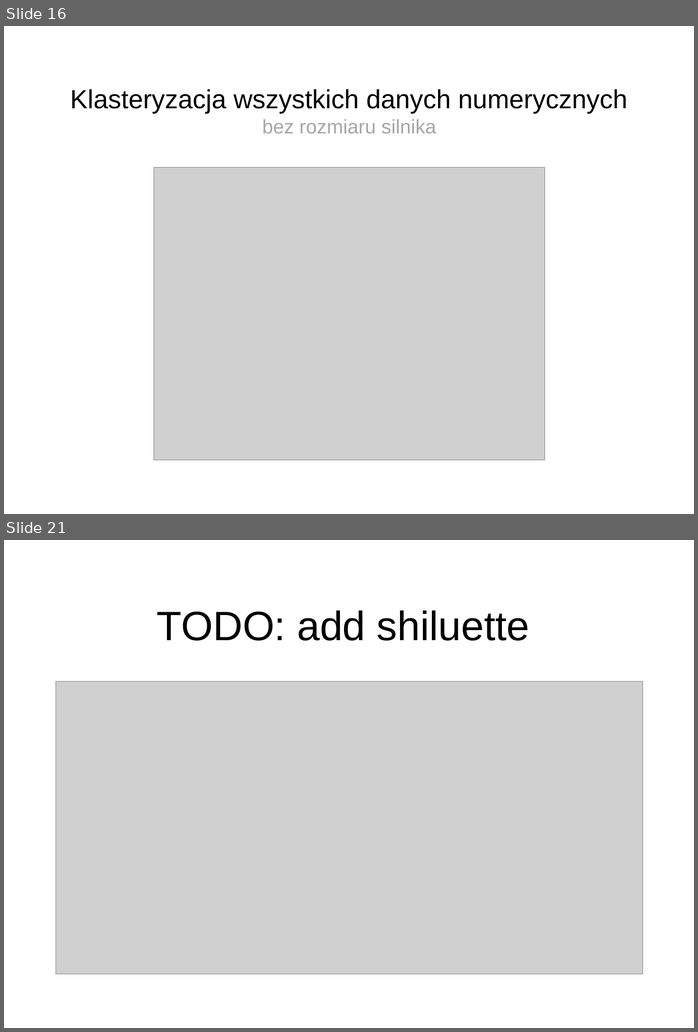
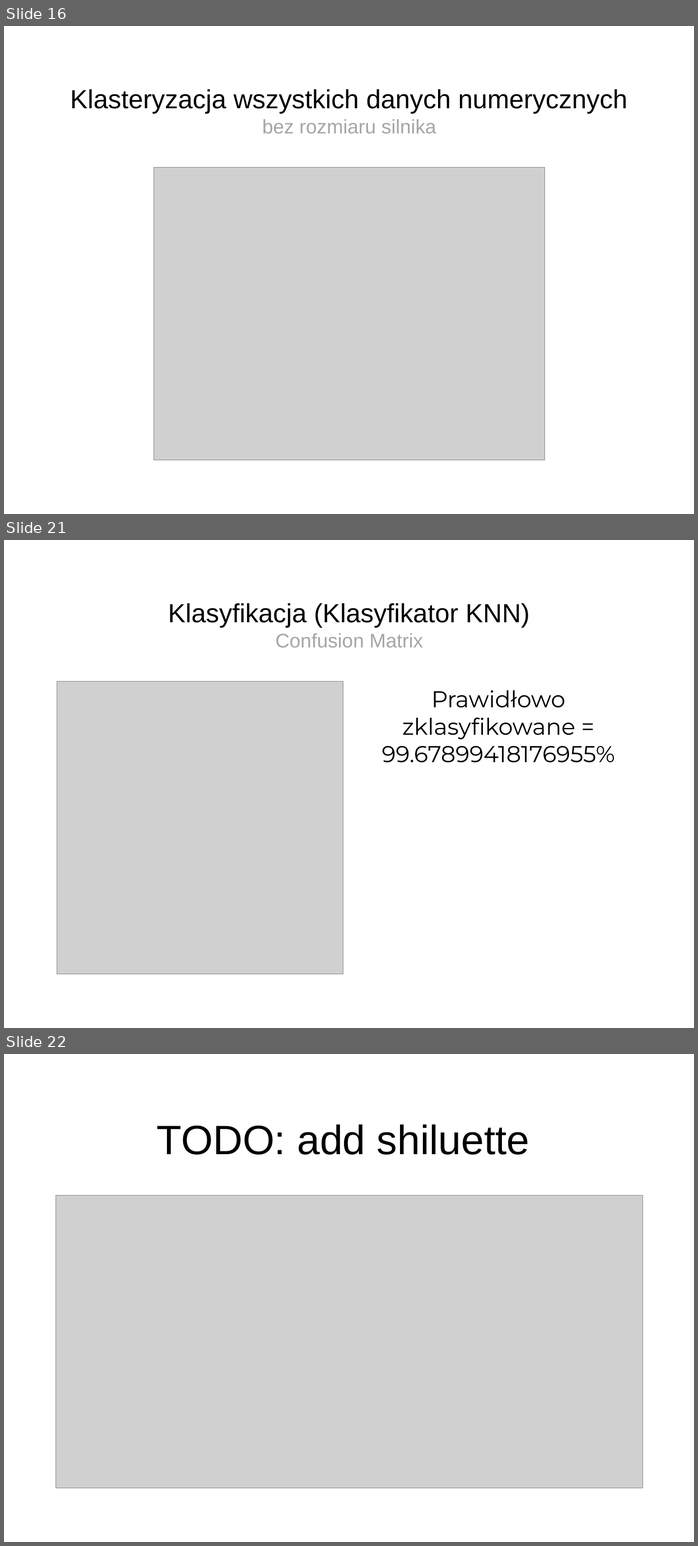
Before and after one commit to michalloska/DataExploration_Project, a slide deck: prezentacja.ppt. Shown one above the other, each under a label of ours: slides 16 and 21 before the commit, slides 16, 21 and 22 after it; the slides between them are not shown. The pictures are 698x1032 and 698x1546 pixels, drawn with LibreOffice and Linux fonts; fonts in the diff are those of the drawing; grey boxes stand for pictures; background and template pictures are left out. Boxes give left, top, right and bottom in pixels: in the first picture for what was removed or moved away, otherwise in the second. Text is boxed around its words. In the diff, an @@ line names an element or a change of style, - is before the commit and + after.

```diff
--- a/prezentacja.ppt
+++ b/prezentacja.ppt
@@ slide 21 added at (x1=4, y1=540, x2=694, y2=1028), background picture (left out) @@
@@ title added at (x1=168, y1=603, x2=530, y2=648), 32 pt, text #000000 @@
+Klasyfikacja (Klasyfikator KNN)
+Confusion Matrix
@@ picture added at (x1=57, y1=681, x2=343, y2=974) @@
@@ text added at (x1=382, y1=690, x2=615, y2=763), 28 pt, text #000000 @@
+Prawidłowo zklasyfikowane = 99.67899418176955%
@@ what was slide 21 is now slide 22 @@
```
Also in this commit, not shown: 5 slides changed, 1 other file.
